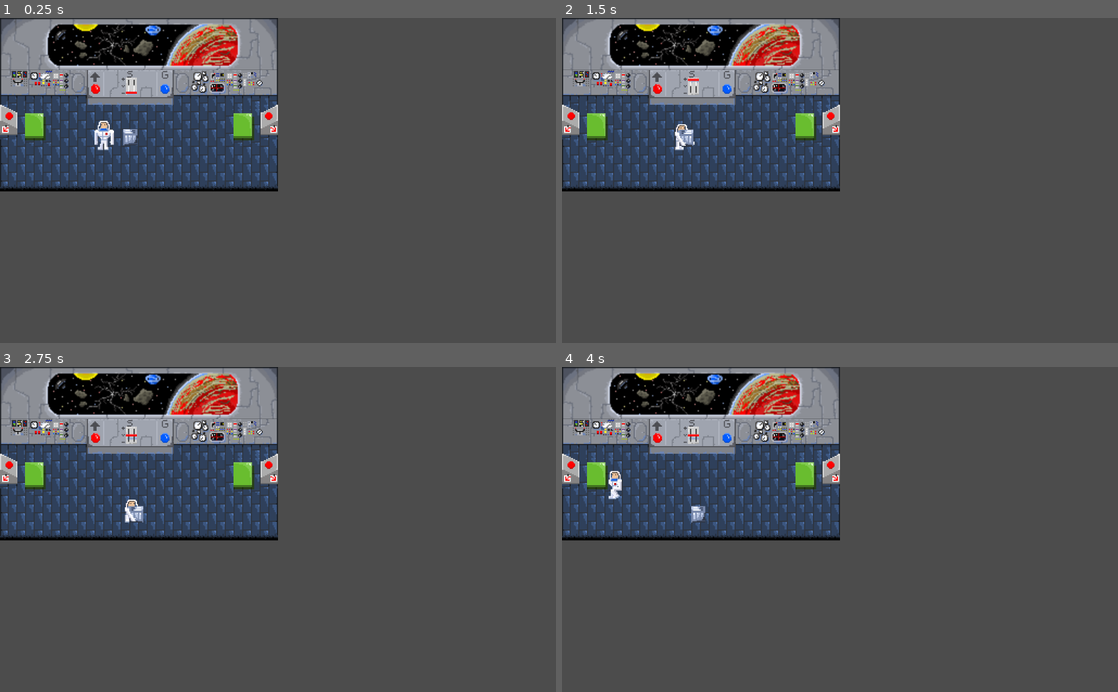
Above: before the commit, frames 1-4 (two rows, left to right).
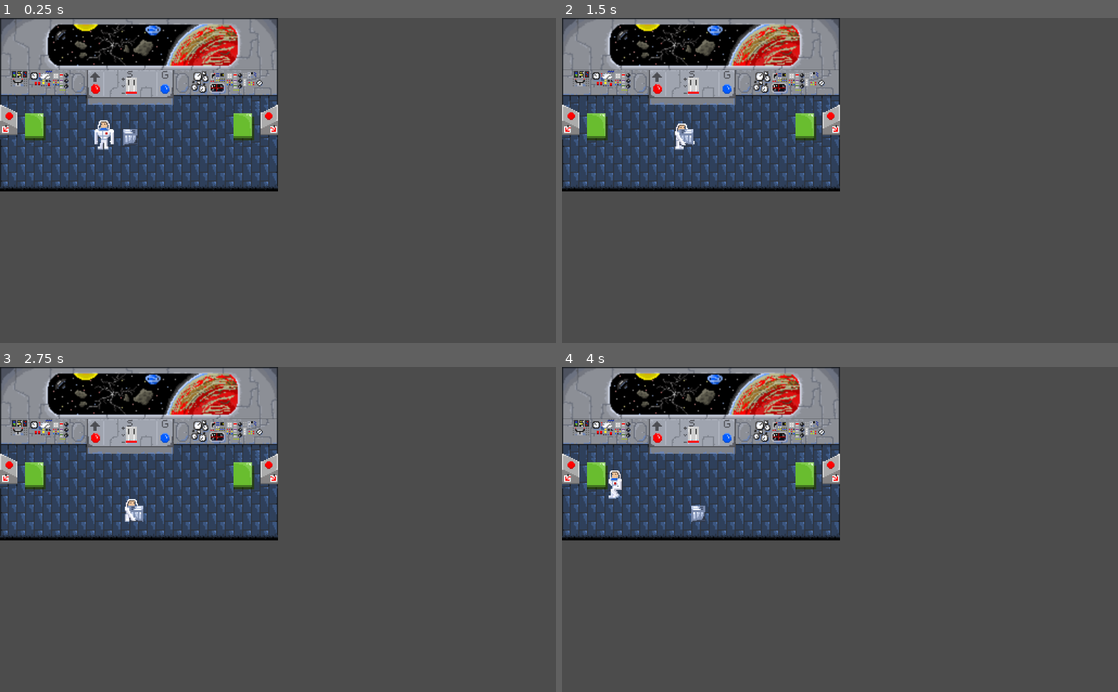
Above: after the commit, the same moments.

Repository: lpavezb/MidnightSnack
Game: Godot game, scene res://scenes/Nave.tscn
Same seed, same stepped clock (60 frames per second), same inputs: the game is played once before the commit and once after it. This scene is started directly instead of the project's main scene.
Inputs:
- Up to frame 1 (0.25 s): no input
- Up to frame 2 (1.5 s): hold Right (right) 0.53-1.28 s; tap Space (action) at 0.6, 1.35 s; hold Down (down) from 1.28 s (still down)
- Up to frame 3 (2.75 s): release Down (down) at 2.03 s; hold Right (right) from 2.03 s (still down); tap Space (action) at 2.1 s
- Up to frame 4 (4 s): release Right (right) at 2.78 s; hold Up (ui_up) 2.78-3.53 s; tap Space (action) at 2.85, 3.6 s; hold Left (left) from 3.53 s (still down)

The runs differ from the first frame. In frame 1, less than 0.1% of the frame differs, in the area x 17-21%, y 31-41%; in frame 2, 0.1%; in frame 3, 0.1%; in frame 4, 0.2%, in the area x 8-26%, y 20-48%.

Commit message:
add areas 2D to press buttons/switch

Diff:
--- a/game/scenes/GravityButton.tscn
+++ b/game/scenes/GravityButton.tscn
@@ -1,10 +1,13 @@
-[gd_scene load_steps=4 format=2]
+[gd_scene load_steps=5 format=2]
 
 [ext_resource path="res://resources/Tileset Completo 4.png" type="Texture" id=1]
 [ext_resource path="res://src/PanelButton.gd" type="Script" id=2]
 
 [sub_resource type="RectangleShape2D" id=1]
 extents = Vector2( 8, 16 )
+
+[sub_resource type="RectangleShape2D" id=2]
+extents = Vector2( 8, 4.40982 )
 
 [node name="JumpButton" type="StaticBody2D"]
 script = ExtResource( 2 )
@@ -23,3 +26,10 @@
 [node name="CollisionShape2D" type="CollisionShape2D" parent="."]
 visible = false
 shape = SubResource( 1 )
+
+[node name="Piso" type="Area2D" parent="."]
+visible = false
+
+[node name="CollisionShape2D" type="CollisionShape2D" parent="Piso"]
+position = Vector2( 0, 20.5 )
+shape = SubResource( 2 )
--- a/game/scenes/JumpButton.tscn
+++ b/game/scenes/JumpButton.tscn
@@ -1,10 +1,13 @@
-[gd_scene load_steps=4 format=2]
+[gd_scene load_steps=5 format=2]
 
 [ext_resource path="res://resources/Tileset Completo 4.png" type="Texture" id=1]
 [ext_resource path="res://src/PanelButton.gd" type="Script" id=2]
 
 [sub_resource type="RectangleShape2D" id=1]
 extents = Vector2( 8, 16 )
+
+[sub_resource type="RectangleShape2D" id=2]
+extents = Vector2( 8, 4.40982 )
 
 [node name="JumpButton" type="StaticBody2D"]
 script = ExtResource( 2 )
@@ -23,3 +26,10 @@
 [node name="CollisionShape2D" type="CollisionShape2D" parent="."]
 visible = false
 shape = SubResource( 1 )
+
+[node name="Piso" type="Area2D" parent="."]
+visible = false
+
+[node name="CollisionShape2D" type="CollisionShape2D" parent="Piso"]
+position = Vector2( 0, 20.5 )
+shape = SubResource( 2 )
--- a/game/scenes/Nave.tscn
+++ b/game/scenes/Nave.tscn
@@ -752,6 +752,10 @@
 scale = Vector2( 2, 2 )
 script = ExtResource( 6 )
 
+[node name="Astronaut" parent="." instance=ExtResource( 4 )]
+position = Vector2( 96, 107.5 )
+z_index = 1
+
 [node name="TileMapPiso" type="TileMap" parent="."]
 tile_set = SubResource( 51 )
 cell_size = Vector2( 16, 16 )
@@ -787,8 +791,5 @@
 [node name="Switch" parent="." instance=ExtResource( 9 )]
 position = Vector2( 120, 64 )
 
-[node name="JumpButton2" parent="." instance=ExtResource( 10 )]
+[node name="GravityButton" parent="." instance=ExtResource( 10 )]
 position = Vector2( 152, 64 )
-
-[node name="Astronaut" parent="." instance=ExtResource( 4 )]
-position = Vector2( 96, 108 )
--- a/game/scenes/Switch.tscn
+++ b/game/scenes/Switch.tscn
@@ -1,10 +1,13 @@
-[gd_scene load_steps=4 format=2]
+[gd_scene load_steps=5 format=2]
 
 [ext_resource path="res://resources/Tileset Completo 4.png" type="Texture" id=1]
 [ext_resource path="res://src/Switch.gd" type="Script" id=2]
 
 [sub_resource type="RectangleShape2D" id=1]
 extents = Vector2( 8, 16 )
+
+[sub_resource type="RectangleShape2D" id=2]
+extents = Vector2( 8, 4.44129 )
 
 [node name="Switch" type="StaticBody2D"]
 script = ExtResource( 2 )
@@ -27,3 +30,10 @@
 [node name="CollisionShape2D" type="CollisionShape2D" parent="."]
 visible = false
 shape = SubResource( 1 )
+
+[node name="Piso" type="Area2D" parent="."]
+visible = false
+
+[node name="CollisionShape2D" type="CollisionShape2D" parent="Piso"]
+position = Vector2( 0, 20.5 )
+shape = SubResource( 2 )
--- a/game/src/PanelButton.gd
+++ b/game/src/PanelButton.gd
@@ -5,15 +5,25 @@
 # var a = 2
 # var b = "text"
 
-
+var can_press = false
 # Called when the node enters the scene tree for the first time.
 func _ready():
-	pass # Replace with function body.
+	$Piso.connect("body_entered", self, "on_body_entered")
+	$Piso.connect("body_exited", self, "on_body_exited")
 
+func on_body_entered(body: Node):
+	can_press = true
+
+func on_body_exited(body: Node):
+	can_press = false
 
 # Called every frame. 'delta' is the elapsed time since the previous frame.
 #func _process(delta):
 #	pass
+
+func _physics_process(_delta):
+	if Input.is_action_just_pressed("action") and can_press:
+		press()
 
 func press():
 	if $ButtonPressed.visible:
--- a/game/src/Switch.gd
+++ b/game/src/Switch.gd
@@ -6,9 +6,17 @@
 # var b = "text"
 var state = 2 # {0: up, 1: center, 2: down}
 var dir = 1 # {0: top-down, 1: down-top}
+var can_press = false
 # Called when the node enters the scene tree for the first time.
 func _ready():
-	pass # Replace with function body.
+	$Piso.connect("body_entered", self, "on_body_entered")
+	$Piso.connect("body_exited", self, "on_body_exited")
+
+func on_body_entered(body: Node):
+	can_press = true
+
+func on_body_exited(body: Node):
+	can_press = false
 
 
 # Called every frame. 'delta' is the elapsed time since the previous frame.
@@ -16,7 +24,7 @@
 #	pass
 
 func _physics_process(delta):
-	if Input.is_action_just_pressed("action"):
+	if Input.is_action_just_pressed("action") and can_press:
 		press()
 
 func press():
